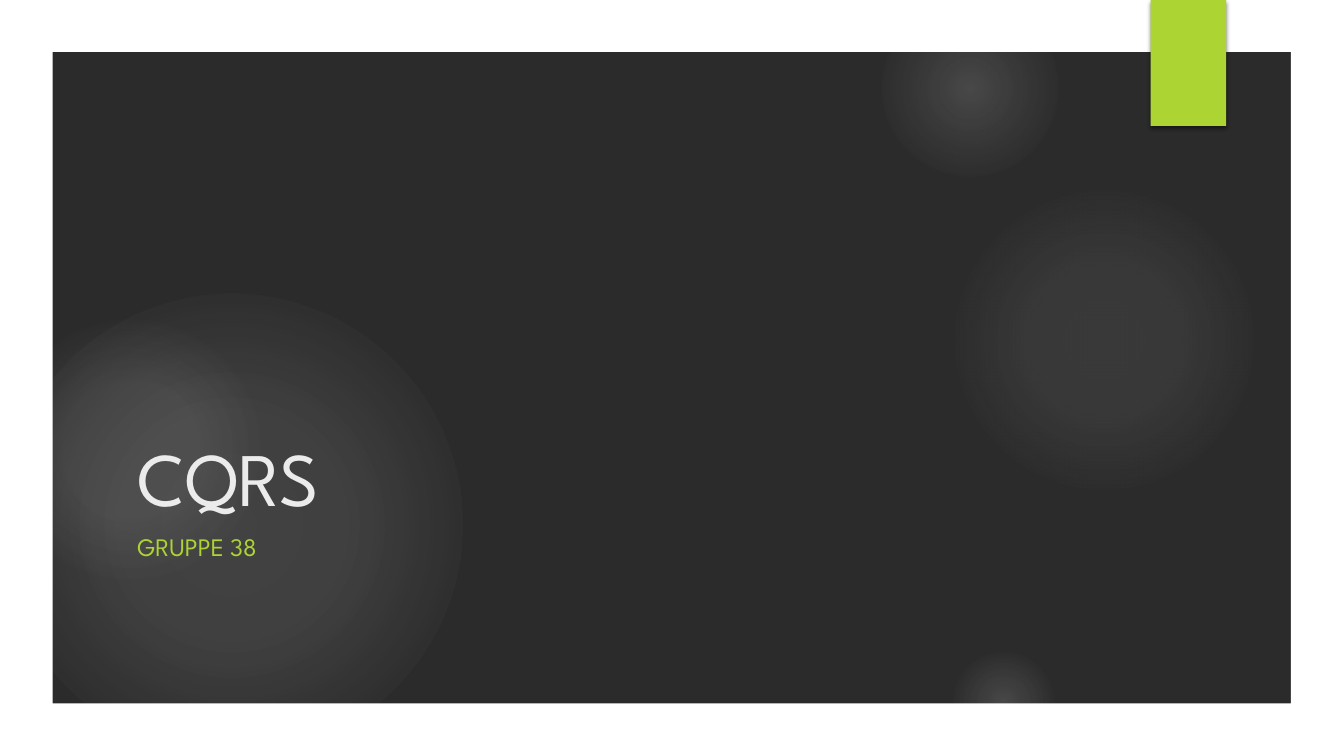
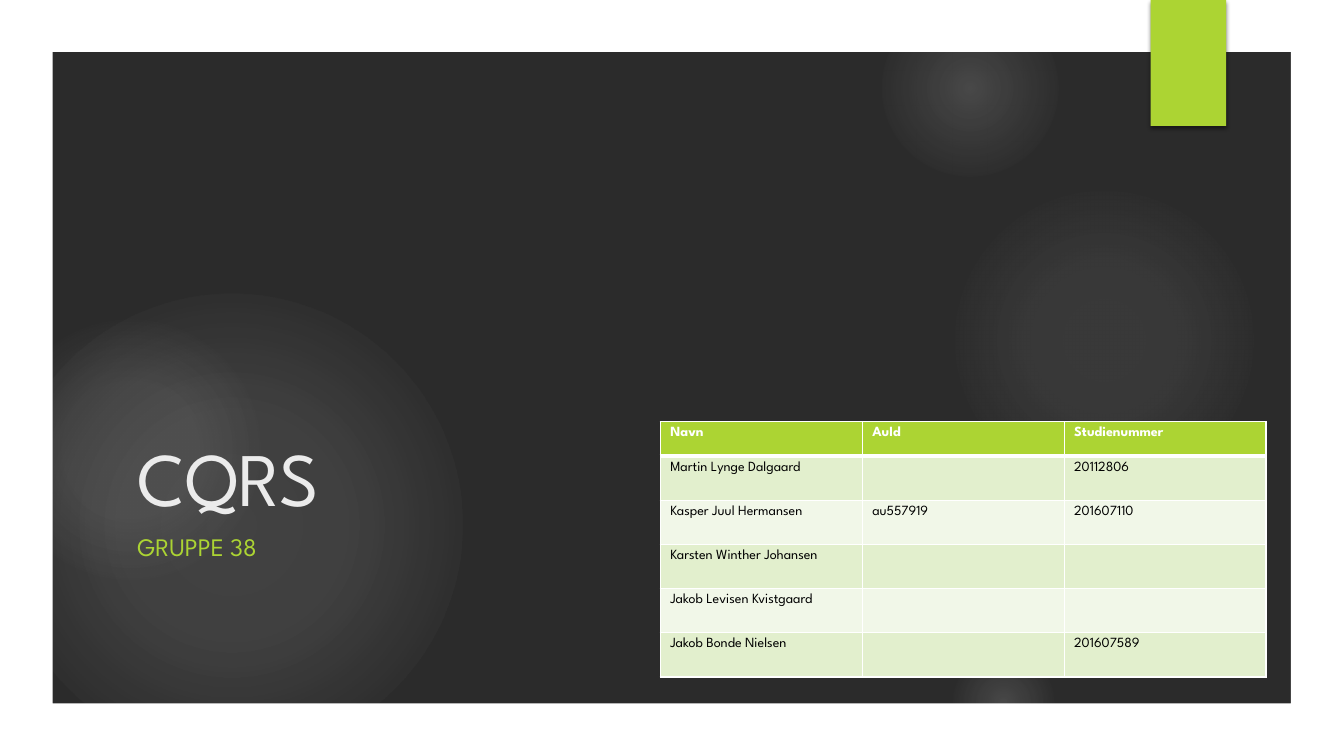
Before and after one commit to HermansenDesigns/Grp38-CQRS, a slide deck: slide 1 of resources/Presentation-Slide/Presentationb.pptx. Drawn at 1344x756 pixels with LibreOffice and Linux fonts; fonts in the diff are those of the drawing; background and template pictures are left out; a plain dark background stands for a picture behind light text. Boxes give left, top, right and bottom in pixels: in the first picture for what was removed or moved away, otherwise in the second. Text is boxed around its words. In the diff, an @@ line names an element or a change of style, - is before the commit and + after.

```diff
--- a/resources/Presentation-Slide/Presentationb.pptx
+++ b/resources/Presentation-Slide/Presentationb.pptx
@@ table added at (x1=660, y1=421, x2=1265, y2=677), 6 rows, 3 columns @@
+Navn | AuId | Studienummer
+Martin Lynge Dalgaard |  | 20112806
+Kasper Juul Hermansen | au557919 | 201607110
+Karsten Winther Johansen |  | 
+Jakob Levisen Kvistgaard |  | 
+Jakob Bonde Nielsen |  | 201607589
```
Also in this commit, not shown: 2 other slides changed, 6 slides added, 1 slide removed.
